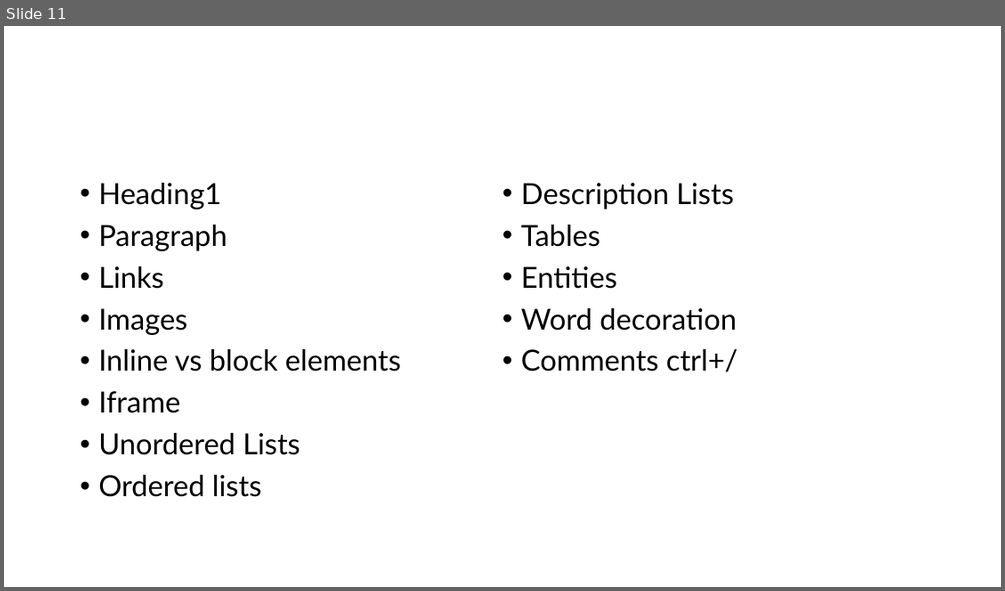
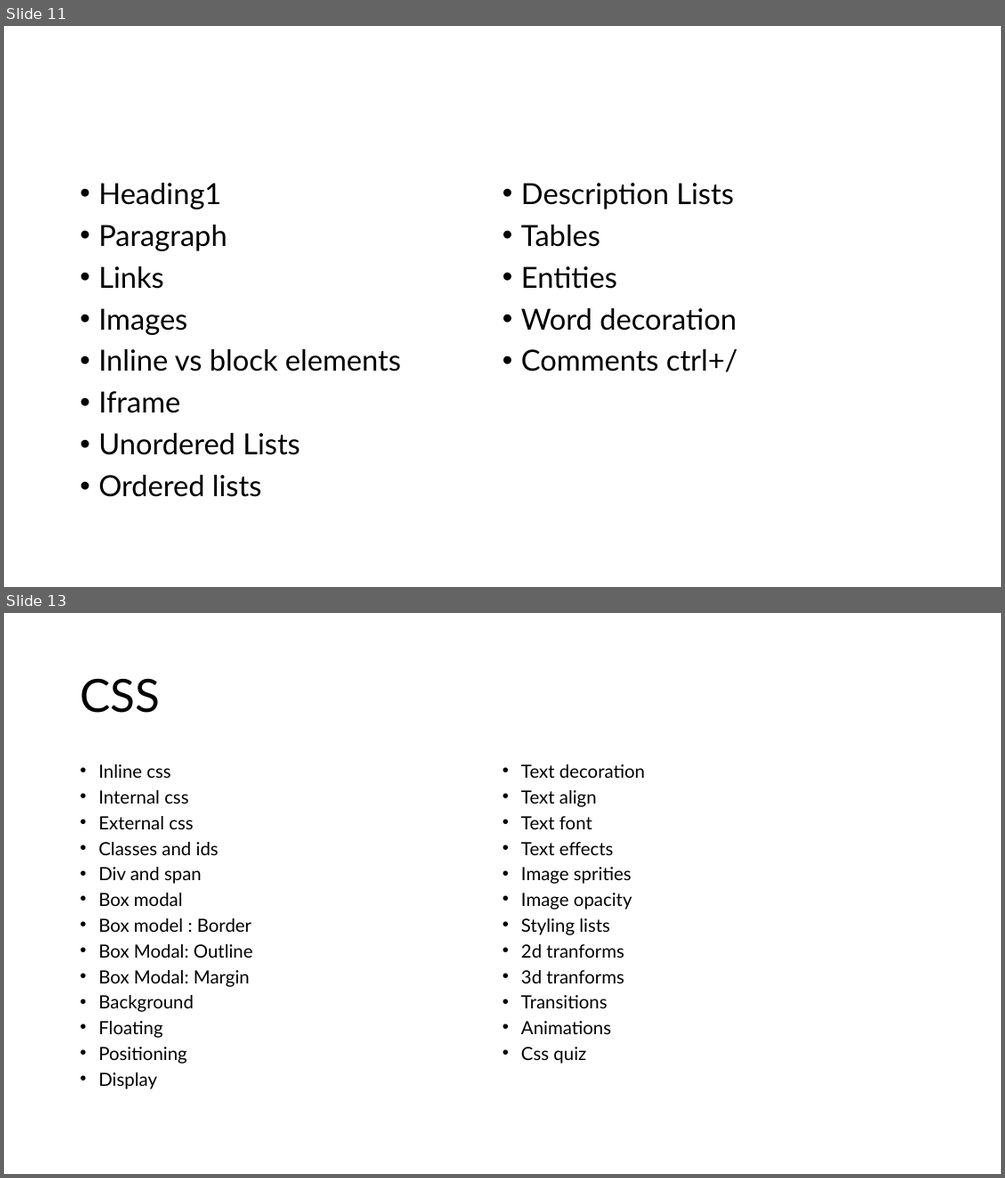
Before and after one commit to PiyushChaturvedii/Batch06, a slide deck: html.pptx. Shown one above the other, each under a label of ours: slide 11 before the commit, slides 11 and 13 after it; the slides between them are not shown. The pictures are 1005x591 and 1005x1178 pixels, drawn with LibreOffice and Linux fonts; fonts in the diff are those of the drawing. Boxes give left, top, right and bottom in pixels: in the first picture for what was removed or moved away, otherwise in the second. Text is boxed around its words. In the diff, an @@ line names an element or a change of style, - is before the commit and + after.

```diff
--- a/html.pptx
+++ b/html.pptx
@@ slide 13 added at (4,613,1001,1174), background #FFFFFF @@
@@ title added at (80,678,160,713), 44 pt, text #000000 @@
+CSS
@@ text added at (98,764,645,1089), 17.5 pt, text #000000 @@
+• Inline css
+• Internal css
+• External css
+• Classes and ids
+• Div and span
+• Box modal
+• Box model : Border
+• Box Modal: Outline
+• Box Modal: Margin
+• Background
+• Floating
+• Positioning
+• Display
+• Text decoration
+• Text align
+• Text font
+• Text effects
+• Image sprities
+• Image opacity
+• Styling lists
+• 2d tranforms
+• 3d tranforms
+• Transitions
+• Animations
+• Css quiz
```
Also in this commit, not shown: 1 other slide added, 1 slide removed, 13 other files.
